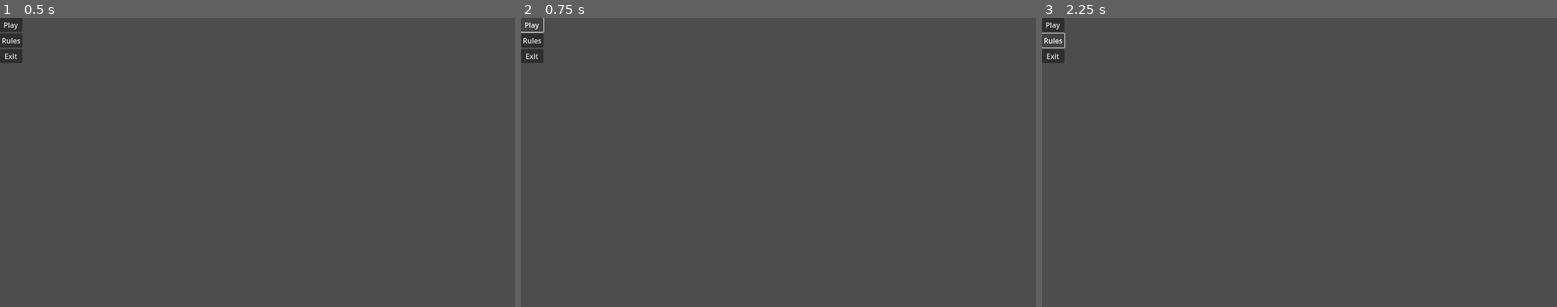
Above: before the commit, frames 1-3 (left to right).
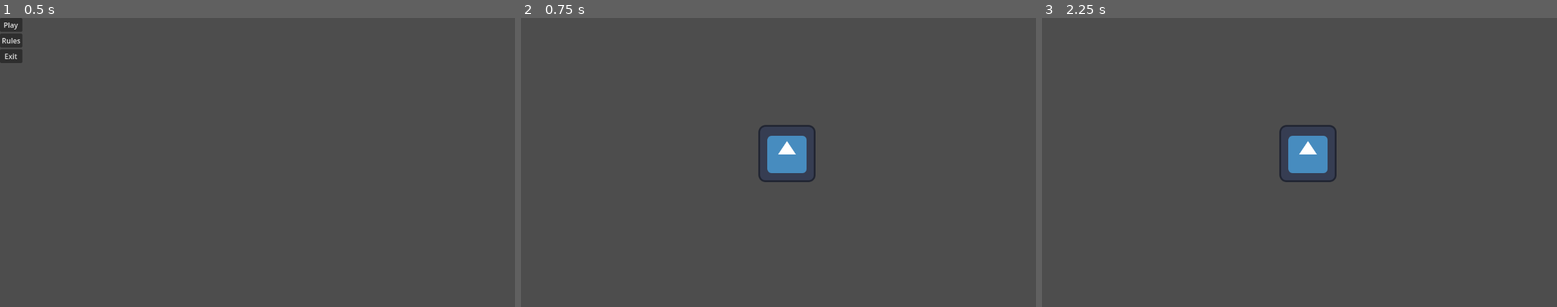
Above: after the commit, the same moments.

Repository: RiadMefti/hackaton-game
Game: Godot game, scene res://GameMenu/menu.tscn
The game is run twice, just before and just after one commit, with the same random seed, the same clock (stepped at 60 frames per second) and the same inputs. Before the commit the project has no main scene; this scene is started directly in both runs. The engine's default icon, where the game draws it, is replaced by a stand-in: a white triangle on a blue panel in a dark square.
Inputs (mouse positions are in pixels of both pictures, inside the frame that each line leads up to):
- Up to frame 1 (0.5 s): no input
- Up to frame 2 (0.75 s): click "Play" at 0.5 s
- Up to frame 3 (2.25 s): click (1052, 23) at 1.25 s, where only the run before the commit has a clickable "Play"; click (1052, 41) at 2 s, where only the run before the commit has a clickable "Rules"

Frame 1 is identical in both runs. In frame 2, 1.7% of the frame differs, in the area x 0-58%, y 0-57%; in frame 3, 1.7%.

Commit message:
Added scene one
scene one to play button

Diff:
--- /dev/null
+++ b/GameMenu/node_2d.tscn
@@ -0,0 +1,9 @@
+[gd_scene load_steps=2 format=3 uid="uid://b4dd2bgopxk31"]
+
+[ext_resource type="Texture2D" uid="uid://d1p2yyr4o0r1s" path="res://icon.svg" id="1_7o6m4"]
+
+[node name="Game" type="Node2D"]
+
+[node name="Sprite2D" type="Sprite2D" parent="."]
+position = Vector2(595, 304)
+texture = ExtResource("1_7o6m4")
--- a/Menu.gd
+++ b/Menu.gd
@@ -1,7 +1,7 @@
 extends Control
 #Play button
 func _on_play_pressed():
-	pass # Replace with function body.
+	get_tree().change_scene_to_file("res://GameMenu/node_2d.tscn")
 
 
 
--- a/project.godot
+++ b/project.godot
@@ -11,6 +11,7 @@
 [application]
 
 config/name="Hackaton"
+run/main_scene="res://GameMenu/menu.tscn"
 config/features=PackedStringArray("4.2", "Mobile")
 config/icon="res://icon.svg"
 
